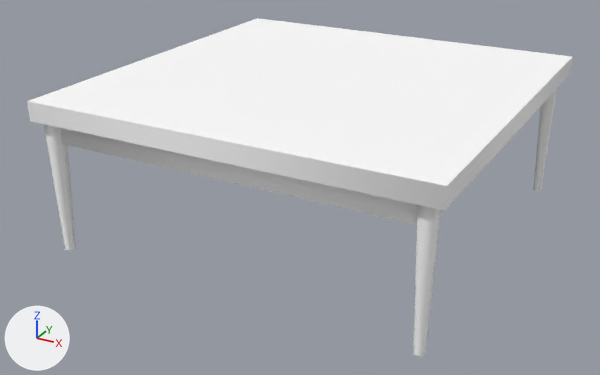
Before and after pictures for a commit that changed the glTF model public/3d/item/model__item__room.ofs_3617_0/3617kg_28_ta0.gltf.
Camera for both pictures: a 50 mm lens placed at (1.29, -2.5, 1.88), pointed at (-0.56, 0.88, 0.2). Lighting does not change. The marker at lower left points along +X, +Y and +Z. The picture after the commit comes second.

Names of what the first picture shows: '3617kg_28_ta0'.
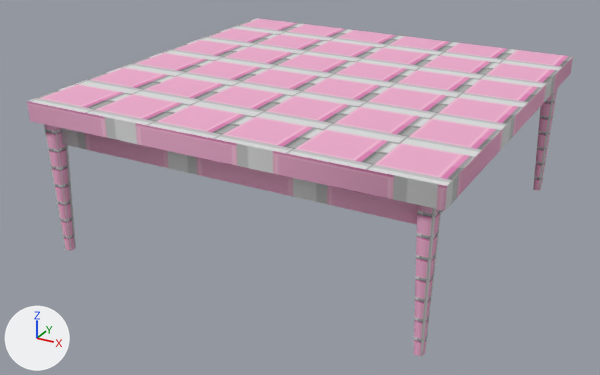
Where the change shows, as pixel boxes (x1, y1, x2, y2) in the pictures (600 x 375 px):
'3617kg_28_ta0', surface changed: (27, 18, 573, 357) in both

Edits to the bpy script that builds the scene:
```text
Add img_28_ta0_0:
    img_28_ta0_0 = load_image('28_ta0_0', '_unpacked/28_ta0_0', 64, 64, 'sRGB')
Change mat_ta_mat_280:
    remove mat_ta_mat_280.base_color = (1.0, 1.0, 1.0)  # white #ffffff
    add mat_ta_mat_280.texture = img_28_ta0_0
```
